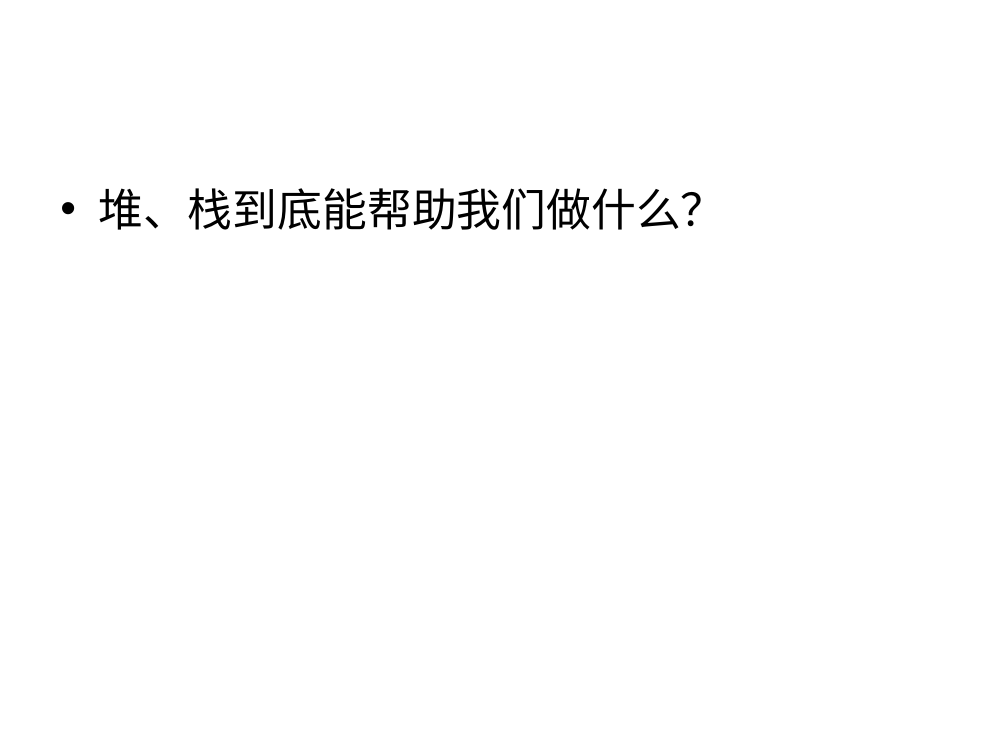
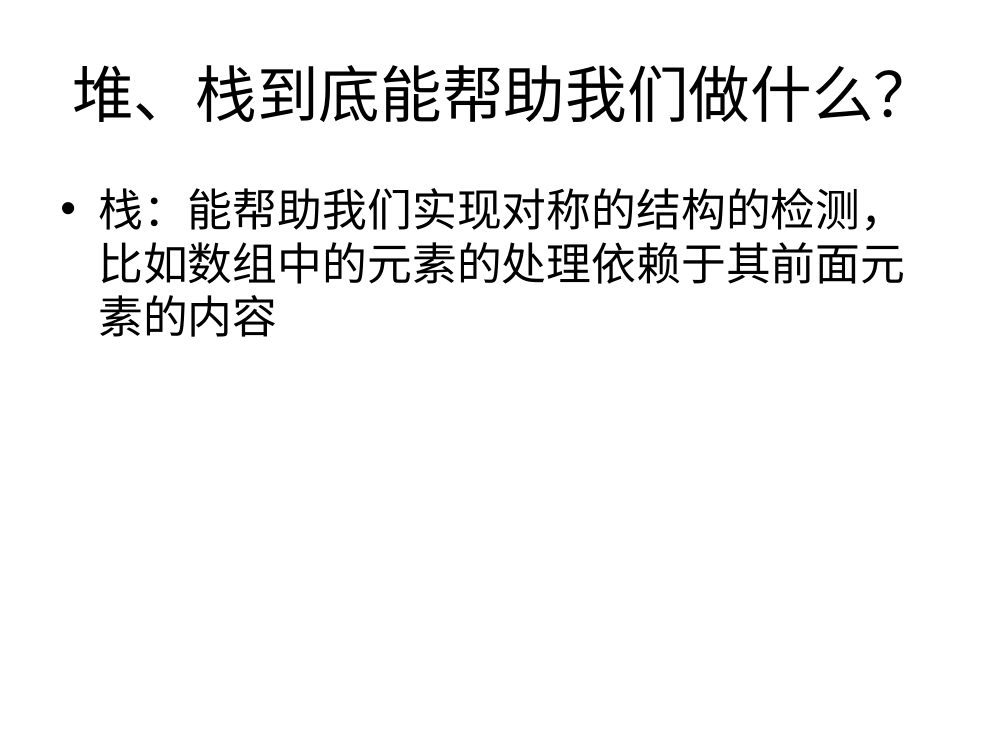
Before and after one commit to houjingbiao/leetcode, a slide deck: slide 24 of solutions/00conclusion.ppt. Drawn at 1008x756 pixels with LibreOffice and Linux fonts; fonts in the diff are those of the drawing. Boxes give left, top, right and bottom in pixels: in the first picture for what was removed or moved away, otherwise in the second. Text is boxed around its words. In the diff, an @@ line names an element or a change of style, - is before the commit and + after.

```diff
--- a/solutions/00conclusion.ppt
+++ b/solutions/00conclusion.ppt
@@ title "堆、栈到底能帮助我们做什么？": place and size @@
-title "堆、栈到底能帮助我们做什么？" at box(98, 188, 725, 230)
+title "堆、栈到底能帮助我们做什么？" at box(72, 65, 935, 122)
@@ title "堆、栈到底能帮助我们做什么？" at box(72, 65, 935, 122): size 32 to 44 pt; alignment left to centre; bullet • to none; less space between paragraphs; vertical alignment top to middle @@
@@ text added at box(98, 188, 905, 337), 32 pt, text #000000 @@
+• 栈：能帮助我们实现对称的结构的检测，比如数组中的元素的处理依赖于其前面元素的内容
```
Also in this commit, not shown: 12 other slides changed, 6 slides removed.
